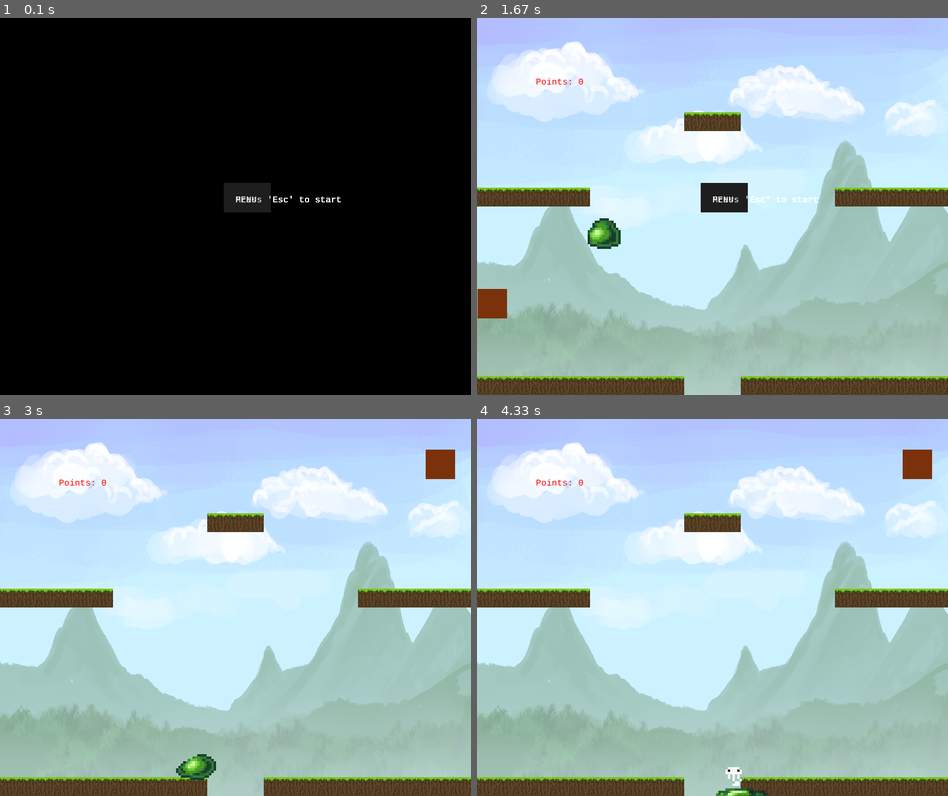
Above: before the commit, frames 1-4 (two rows, left to right).
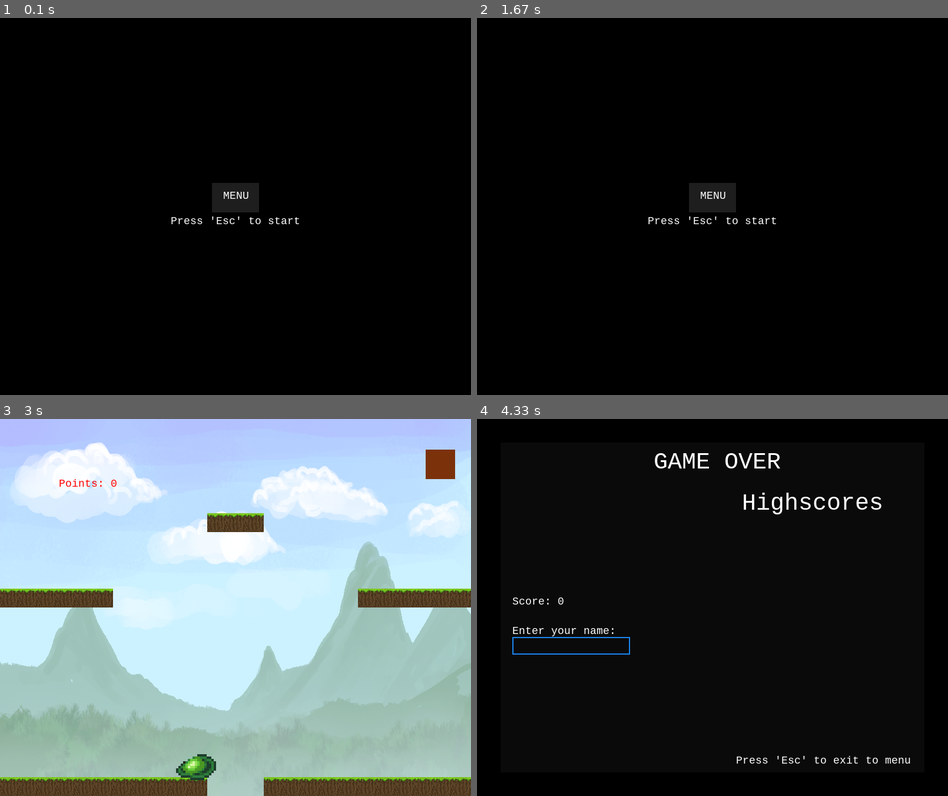
Above: after the commit, the same moments.

Repository: MikkelFondt/1stGame
Game: pygame game, started from pygametest1.1.py
The game is run twice, just before and just after one commit, with the same random seed, the same clock (stepped at 60 frames per second) and the same inputs.
Inputs (mouse positions are in pixels of both pictures, inside the frame that each line leads up to):
- Up to frame 1 (0.1 s): no input
- Up to frame 2 (1.67 s): hold Esc 0.33-0.8 s; hold Right 0.33-0.8 s; hold P 0.88-1.35 s; hold Right 0.88-1.35 s; hold Esc from 1.43 s (still down); hold Right from 1.43 s (still down)
- Up to frame 3 (3 s): release Esc at 1.9 s; release Right at 1.9 s; hold Esc 1.98-2.45 s; hold Right 1.98-2.45 s; hold G from 2.53 s (still down); hold Right from 2.53 s (still down)
- Up to frame 4 (4.33 s): release G at 3 s; release Right at 3 s; hold Right 3.08-3.55 s; click (571, 645) at 3.68 s; hold Up 3.97-4.27 s; move the mouse to (783, 475) at 4.3 s

The runs differ from the first frame. In frame 1, 0.7% of the frame differs, in the area x 36-73%, y 43-55%; in frame 2, 100%; in frame 3, 0.1%; in frame 4, 100%, in the area x 0-100%, y 0-100%.

Commit message:
Game Over 1.0

Diff:
--- /dev/null
+++ b/highscore.py
@@ -0,0 +1,45 @@
+# -*- coding: utf-8 -*-
+"""
+Created on Tue Nov 20 14:31:29 2018
+
+@author: mikke
+"""
+import sqlite3
+
+class Highscore:
+
+    def __init__(self):
+        self.conn = sqlite3.connect('highscores.db')
+
+        self.cursor = self.conn.cursor()
+
+        try:
+            #self.cursor.execute("DROP TABLE highscore;")
+
+            self.cursor.execute('''
+                        CREATE TABLE highscore (
+                        Id INTEGER PRIMARY KEY AUTOINCREMENT,
+                        Name TEXT,
+                        Score INTEGER
+                        );
+                        ''')
+        except:
+            pass
+
+    def add_score(self,Name,Score):
+        self.cursor.execute('''INSERT INTO employees
+                       (Name, Salary)
+                       VALUES
+                       ('?', ?);''',(Name,Score))
+        self.conn.commit()
+
+    #def find_number(Score):
+
+
+    def get_top10(self):
+        self.cursor.execute('''SELECT * FROM highscore
+                            ORDER BY Score DESC
+                            LIMIT 10;''')
+        l = []
+        for i in self.cursor:
+            l.append(i[0],i[1])
--- /dev/null
+++ b/inputBox.py
@@ -0,0 +1,92 @@
+# -*- coding: utf-8 -*-
+"""
+Created on Tue Nov 20 15:18:11 2018
+
+@author: skrx
+from:
+    https://stackoverflow.com/questions/46390231/how-to-create-a-text-input-box-with-pygame
+"""
+
+import pygame as pg
+
+
+pg.init()
+screen = pg.display.set_mode((640, 480))
+COLOR_INACTIVE = pg.Color('lightskyblue3')
+COLOR_ACTIVE = pg.Color('dodgerblue2')
+FONT = pg.font.Font(None, 32)
+
+
+class InputBox:
+
+    def __init__(self, x, y, w, h, text=''):
+        self.rect = pg.Rect(x, y, w, h)
+        self.color = COLOR_INACTIVE
+        self.text = text
+        self.txt_surface = FONT.render(text, True, self.color)
+        self.active = False
+
+    def handle_event(self, event):
+        if event.type == pg.MOUSEBUTTONDOWN:
+            # If the user clicked on the input_box rect.
+            if self.rect.collidepoint(event.pos):
+                # Toggle the active variable.
+                self.active = not self.active
+            else:
+                self.active = False
+            # Change the current color of the input box.
+            self.color = COLOR_ACTIVE if self.active else COLOR_INACTIVE
+        if event.type == pg.KEYDOWN:
+            if self.active:
+                if event.key == pg.K_RETURN:
+                    print(self.text)
+                    self.text = ''
+                elif event.key == pg.K_BACKSPACE:
+                    self.text = self.text[:-1]
+                else:
+                    if len(self.text)<16:
+                        self.text += event.unicode
+                # Re-render the text.
+                self.txt_surface = FONT.render(self.text, True, self.color)
+
+    def update(self):
+        # Resize the box if the text is too long.
+        width = max(200, self.txt_surface.get_width()+10)
+        self.rect.w = width
+
+    def draw(self, screen):
+        # Blit the text.
+        screen.blit(self.txt_surface, (self.rect.x+5, self.rect.y+5))
+        # Blit the rect.
+        pg.draw.rect(screen, self.color, self.rect, 2)
+
+
+
+def main():
+    clock = pg.time.Clock()
+    input_box1 = InputBox(100, 100, 140, 32)
+    input_box2 = InputBox(100, 300, 140, 32)
+    input_boxes = [input_box1, input_box2]
+    done = False
+
+    while not done:
+        for event in pg.event.get():
+            if event.type == pg.QUIT:
+                done = True
+            for box in input_boxes:
+                box.handle_event(event)
+
+        for box in input_boxes:
+            box.update()
+
+        screen.fill((30, 30, 30))
+        for box in input_boxes:
+            box.draw(screen)
+
+        pg.display.flip()
+        clock.tick(30)
+
+
+if __name__ == '__main__':
+    main()
+    pg.quit()
--- a/player.py
+++ b/player.py
@@ -22,6 +22,7 @@
         self.HP = 100.0
         self.lives = 3
 
+        #0 = alive, 1 = dead,
         self.state = 0
         self.stateTime = 0
 
@@ -62,14 +63,14 @@
 
         if self.state == 1:
             self.stateTime += ticktime
-            if self.stateTime > 1000:
+            if self.stateTime > 700:
                 self.state = 0
                 self.y = 100
                 self.x = 100
                 self.HP = 100.0
                 self.stateTime = 0
                 self.vMovement = 0.0
-#                self.lives -= 1
+                self.lives -= 1
 
 
         #Vertical movement
@@ -103,8 +104,10 @@
             elif self.vMovement < -5:
                 self.down = True
 
-            self.y -= self.vMovement*float(ticktime)/16
+            self.y -= self.vMovement
             self.vMovement -= 0.5*float(ticktime)/16
+            if self.vMovement > 30:
+                self.vMovement = 30
 
             self.ctrl_p()
             if self.e.find_col(self.x,self.y) ==True and self.vMovement<0:
--- a/pygametest1.1.py
+++ b/pygametest1.1.py
@@ -3,6 +3,7 @@
 from player import Player
 from environment import Environment
 from random import randint
+from inputBox import InputBox
 
 class Game:
         def __init__(self):
@@ -10,8 +11,10 @@
             #State 0: Menu
             #State 1: Game
             #State 2: Pause
+            #State 3: Game_Over
             self.p = Player()
             self.e = Environment()
+            self.ib = None
 
             self.points = 0
             self.target = [250, 250]
@@ -26,8 +29,11 @@
             if self.state == 0:
                 self.state = 1
                 self.points = 0
+
                 self.p.x = 100
                 self.p.y = 100
+                self.p.lives = 3
+
                 self.target = [randint(0,800), randint(0,600)]
 
         def end_game(self):
@@ -47,11 +53,14 @@
                 return False
 
 def draw_game():
+    #Menu
     if game.state == 0:
-        pygame.draw.rect(screen, (30,30,30), pygame.Rect(380, 280, 80, 50))
-        screen.blit(myfont.render("MENU", 1, (255,255,255)), (400, 300))
-        screen.blit(myfont.render("Press 'Esc' to start", 1, (255,255,255)), (400, 300))
+        screen.fill((0,0,0))
+        pygame.draw.rect(screen, (30,30,30), pygame.Rect(360, 280, 80, 50))
+        screen.blit(myfont.render("MENU", 1, (255,255,255)), (379, 292))
+        screen.blit(myfont.render("Press 'Esc' to start", 1, (255,255,255)), (290, 335))
 
+    #Playing
     elif game.state == 1:
         #environment
         screen.blit(game.e.bg,(0,0))
@@ -61,12 +70,16 @@
                 if game.e.level4[i][j] == 1:
                     screen.blit(game.e.platforms[0], (i*32,j*32))
 
-        #pygame.draw.rect(screen, (10,123,50), pygame.Rect(game.x, game.y, 50, 50))
+        #Player
         if game.p.state == 1:
-#            if game.p.lives < 0:
-#                game.state = 0
+            if game.p.lives < 0:
+                game.state = 3
+                game.p.state = 0
+                game.p.HP = 100.0
+                game.p.stateTime = 0
+                game.p.vMovement = 0.0
+                game.ib = InputBox(60,370,30,30)
             sprite = game.p.sprites[3]
-            #game.p.respawn()
         elif game.p.up:
             sprite = game.p.sprites[4+int(pygame.time.get_ticks()/200)%2]
         elif game.p.down:
@@ -81,19 +94,42 @@
         sprite = pygame.transform.scale(sprite,(hw[0]*4,hw[1]*4))
         screen.blit(sprite, (game.p.x - hw[0]*2, game.p.y - hw[1]*3.5))
 
+        #Target
         pygame.draw.rect(screen, (123,50,10), pygame.Rect(game.target[0]-25, game.target[1]-50, 50, 50))
 
+        #Points
         screen.blit(myfont.render("Points: {}".format(game.points), 1, (255,0,0)), (100, 100))
 
-
+    #Pause
     elif game.state == 2:
         pygame.draw.rect(screen, (30,30,30), pygame.Rect(380, 280, 80, 50))
         screen.blit(myfont.render("PAUSE", 1, (255,255,255)), (400, 300))
 
+
+    #Game_over
+    elif game.state ==3:
+        screen.fill((0,0,0))
+        pygame.draw.rect(screen,(10,10,10), pygame.Rect(40,40,720,560))
+        screen.blit(myfont.render("Press 'Esc' to exit to menu", 1, (255,255,255)), (440, 570))
+
+        #Title
+        screen.blit(HSfont.render("GAME OVER", 1, (255,255,255)), (300, 50))
+
+        #Highscores
+        screen.blit(HSfont.render("Highscores", 1, (255,255,255)), (450, 120))
+
+        #Player
+        #screen.blit(myfont.render("You are number: {}".format(?), 1, (255,255,255)), (60, 270))
+        screen.blit(myfont.render("Score: {}".format(game.points), 1, (255,255,255)), (60, 300))
+        screen.blit(myfont.render("Enter your name:", 1, (255,255,255)), (60, 350))
+        #   Input
+        game.ib.draw(screen)
+
 pygame.init()
 screen = pygame.display.set_mode((800, 640))
 # initialize font; must be called after 'pygame.init()' to avoid 'Font not Initialized' error
-myfont = pygame.font.SysFont("monospace", 15)
+myfont = pygame.font.SysFont("monospace", 18)
+HSfont = pygame.font.SysFont("monospace",40)
 
 done = False
 
@@ -106,15 +142,23 @@
     for event in pygame.event.get():
         if event.type == pygame.QUIT:
             done = True
-        if event.type == pygame.KEYDOWN and event.key == pygame.K_p:
+        if game.state == 1 and event.type == pygame.KEYDOWN and event.key == pygame.K_p:
             game.toggle_pause()
         if event.type == pygame.KEYDOWN and event.key == pygame.K_ESCAPE:
             if game.started():
                 game.end_game()
             else:
                 game.start_game()
+        if game.state == 3:
+            game.ib.handle_event(event)
+        if game.state == 1 and event.type == pygame.KEYDOWN and event.key == pygame.K_g:
+            game.p.lives = -1
 
     pressed = pygame.key.get_pressed()
+
+
+    if game.state == 3:
+        game.ib.update()
 
     if game.state == 1:
         game.p.tick(pygame,pressed, ticktime)
